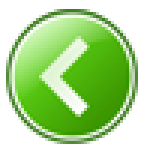
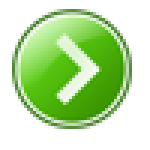
Layered file, before and after one edit (150px x 150px). Changes by layer:
hid "Layer 2" over [6, 9, 138, 144]
hid "Background" over [6, 9, 138, 144]
